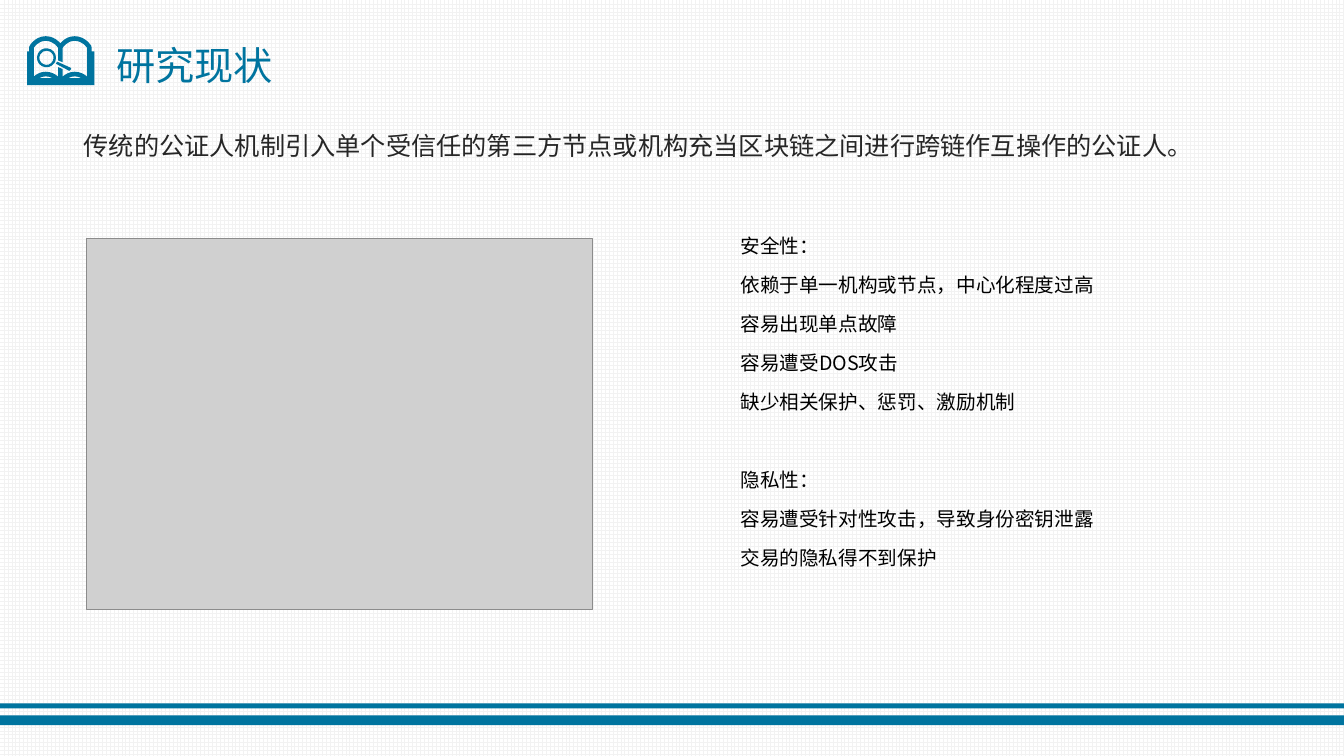
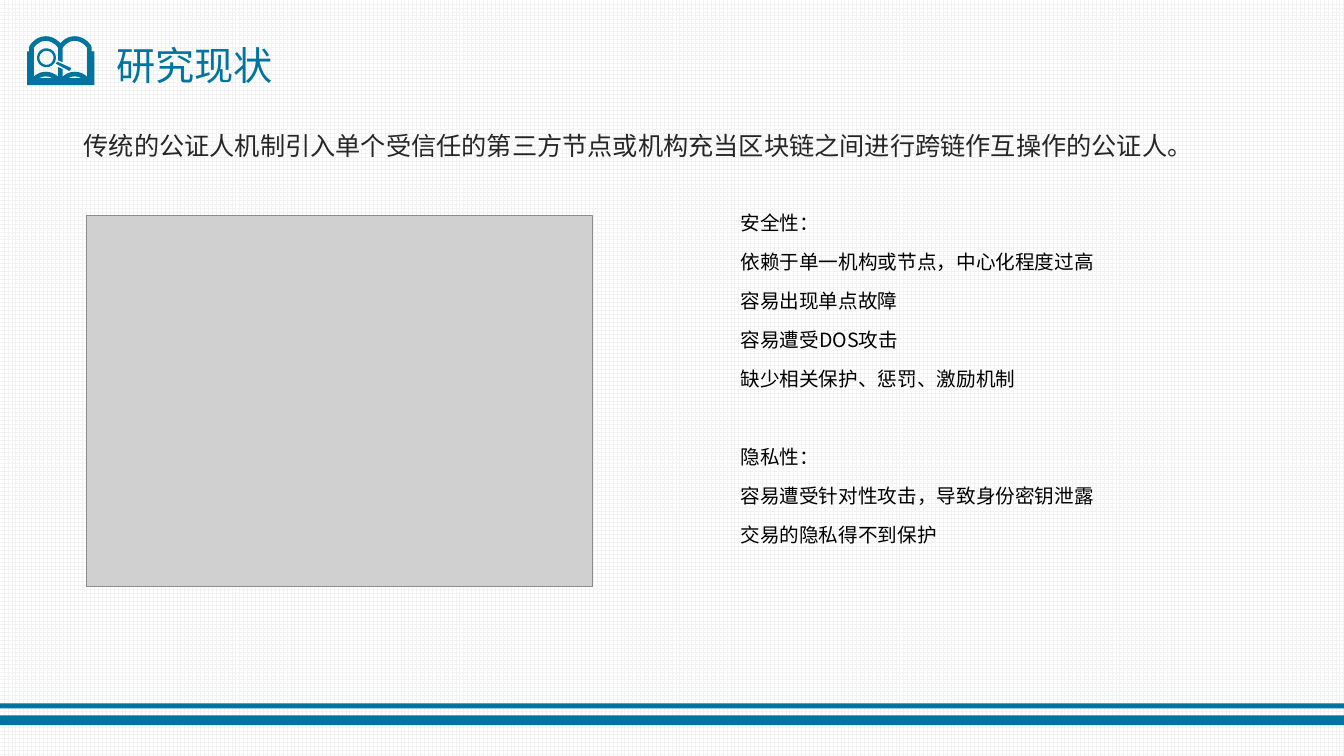
Before and after one commit to jiangquanli-0304/notary, a slide deck: slide 7 of 开题报告.pptx. Drawn at 1344x756 pixels with LibreOffice and Linux fonts; fonts in the diff are those of the drawing; grey boxes stand for pictures. Boxes give left, top, right and bottom in pixels: in the first picture for what was removed or moved away, otherwise in the second. Text is boxed around its words. In the diff, an @@ line names an element or a change of style, - is before the commit and + after.

```diff
--- a/开题报告.pptx
+++ b/开题报告.pptx
@@ text "安全性：": place and size @@
-text "安全性：" at <box>740,236,1093,567</box>
+text "安全性：" at <box>740,213,1093,544</box>
@@ picture: place and size @@
-picture at <box>87,239,593,610</box>
+picture at <box>87,216,593,587</box>
```
Also in this commit, not shown: 5 other slides changed, 5 other files.
